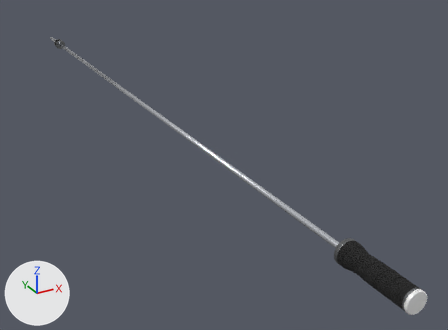
The glTF model assets/rods/pro_league/fuzeball_rod_2man.glb, before and after one commit.
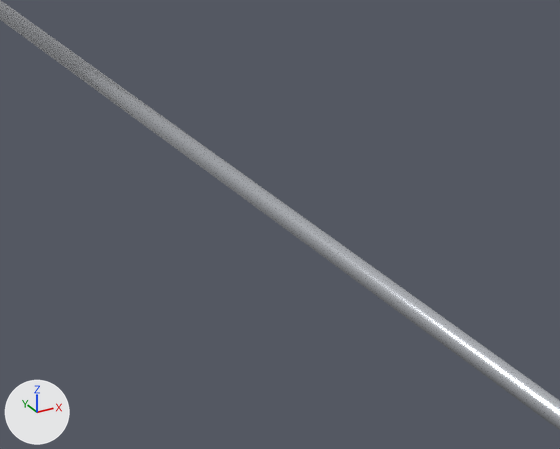
Each version is shown whole from a 50 mm lens placed at (-39.3, -102.0, 35.5), pointed at (10.1, -12.2, -9.4), then close up on the part from 21% to 48% of the width and 20% to 50% of the height. Lighting does not change. The marker at lower left points along +X, +Y and +Z. The last two pictures show the newer version. The close-ups show mesh edges as thin lines. Where no turn or scale is listed for an object, it has been applied to the vertices.

The first close-up shows 'rod2_bar.002'.
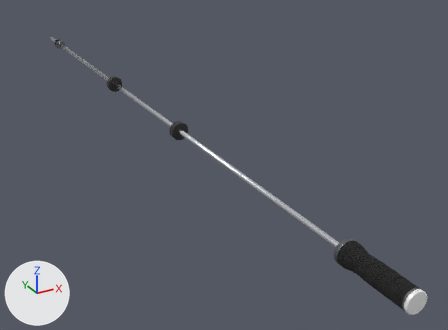
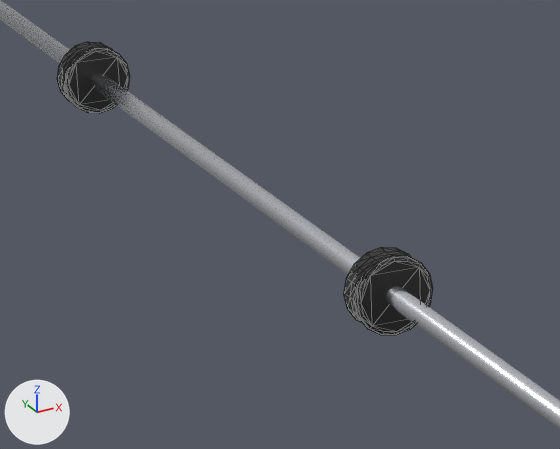
What changed in the scene script:
```text
Add mat_bumper_005:
    mat_bumper_005 = principled_material('bumper.005')
    mat_bumper_005.base_color = (0.0215, 0.0215, 0.0215)  # black #282828
    mat_bumper_005.roughness = 0.361
Add me_cylinder_001:
    me_cylinder_001.from_pydata(...)  # 128 vertices, 252 faces; spans x -1.51..1.51, y -0.61..0.61, z -1.51..1.51
    me_cylinder_001.materials.append(mat_bumper_005)  # black #282828
Add ob_cylinderr:
    ob_cylinderr = bpy.data.objects.new('CylinderR', me_cylinder_001)
    ob_cylinderr.location = (0.0, 15.4, 0.0)
Add ob_cylinderl:
    ob_cylinderl = bpy.data.objects.new('CylinderL', me_cylinder_001.copy())
    ob_cylinderl.location = (0.0, -15.4, 0.0)
```

Changed parts and their boxes [x1, y1, x2, y2] in the close-ups (560 x 449 px):
'CylinderL', added (black): after [344, 247, 433, 335]
'CylinderR', added: after [57, 42, 130, 113]
